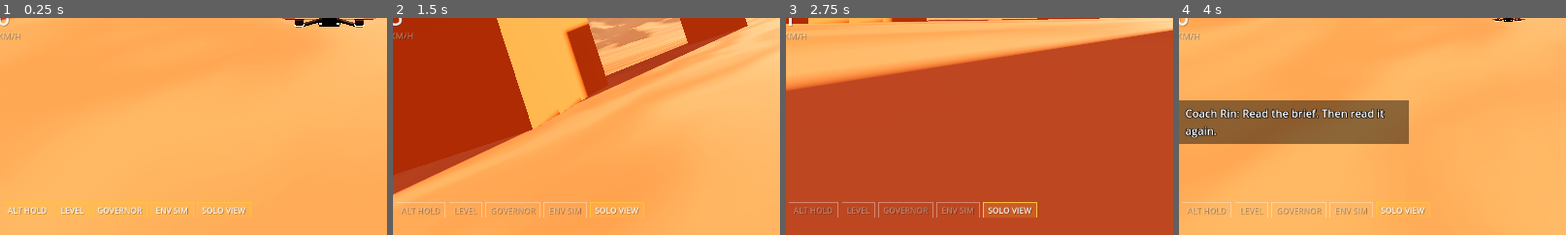
Above: before the commit, frames 1-4 (left to right).
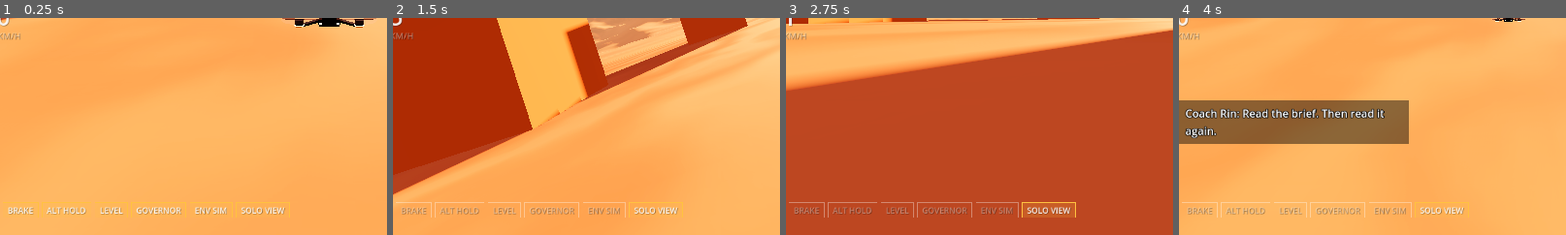
Above: after the commit, the same moments.

Repository: avdrav1/drone-sports
Game: Godot game, scene res://scenes/debug_flight.tscn
The game is run twice, just before and just after one commit, with the same random seed, the same clock (stepped at 60 frames per second) and the same inputs.
Inputs (mouse positions are % of the whole screen's width and height, from its top left):
- Up to frame 1 (0.25 s): no input
- Up to frame 2 (1.5 s): click "Expert: all assists off" at 0.5 s; tap Enter (ui_accept) at 1.25 s; move the mouse to (72, 45) at 1.27 s; hold Right (roll_right) from 1.28 s (still down); hold C (cycle_camera) from 1.28 s (still down); click (72, 45) at 1.42 s
- Up to frame 3 (2.75 s): tap Enter (ui_accept) at 1.52 s; release Right (roll_right) at 2 s; release C (cycle_camera) at 2 s; drag from (30, 55) to (45, 70) at 2.02 s
- Up to frame 4 (4 s): move the mouse to (60, 28) at 2.77 s; hold Right (roll_right) 2.78-3.5 s; hold L (start_inspection_job) 2.78-3.5 s; tap Enter (ui_accept) at 3.5 s; drag from (45, 70) to (20, 35) at 3.52 s
The pictures show only the part of the screen within x 8-57%, y 50-100%; the shares and areas given below are measured in that part.

The runs differ from the first frame. In frame 1, 1.8% of the frame differs, in the area x 2-74%, y 84-92%; in frame 2, 1.7%; in frame 3, 1.7%; in frame 4, 1.7%.

Commit message:
Story 1.12: Brake and heading hold
Co-Authored-By: Claude Opus 5.5 <noreply@anthropic.com>

Diff:
--- a/data/assists/act1.tres
+++ b/data/assists/act1.tres
@@ -6,6 +6,7 @@
 script = ExtResource("1_stack")
 label = "Act 1"
 collision_guard = true
+brake = true
 altitude_hold = true
 auto_level = true
 speed_governor = true
--- a/data/assists/act2.tres
+++ b/data/assists/act2.tres
@@ -6,6 +6,7 @@
 script = ExtResource("1_stack")
 label = "Act 2"
 collision_guard = false
+brake = true
 altitude_hold = true
 auto_level = true
 speed_governor = true
--- a/data/assists/act3.tres
+++ b/data/assists/act3.tres
@@ -6,6 +6,7 @@
 script = ExtResource("1_stack")
 label = "Act 3"
 collision_guard = false
+brake = false
 altitude_hold = false
 auto_level = false
 speed_governor = true
--- a/data/assists/act4.tres
+++ b/data/assists/act4.tres
@@ -6,6 +6,7 @@
 script = ExtResource("1_stack")
 label = "Act 4"
 collision_guard = false
+brake = false
 altitude_hold = false
 auto_level = false
 speed_governor = false
--- a/data/assists/act5.tres
+++ b/data/assists/act5.tres
@@ -6,6 +6,7 @@
 script = ExtResource("1_stack")
 label = "Act 5"
 collision_guard = false
+brake = false
 altitude_hold = false
 auto_level = false
 speed_governor = false
--- a/scenes/drone/drone.tscn
+++ b/scenes/drone/drone.tscn
@@ -10,6 +10,7 @@
 [ext_resource type="Script" path="res://scripts/drone/drone_look.gd" id="8_look"]
 [ext_resource type="Script" path="res://scripts/drone/prop_wash.gd" id="9_wash"]
 [ext_resource type="Script" path="res://scripts/nav/map_marker.gd" id="10_marker"]
+[ext_resource type="Script" path="res://scripts/drone/assists/brake.gd" id="11_brake"]
 
 [sub_resource type="BoxShape3D" id="body_shape"]
 size = Vector3(0.4, 0.12, 0.4)
@@ -85,6 +86,9 @@
 [node name="Assists" type="Node" parent="."]
 script = ExtResource("2_pipeline")
 
+[node name="Brake" type="Node" parent="Assists"]
+script = ExtResource("11_brake")
+
 [node name="AutoLevel" type="Node" parent="Assists"]
 script = ExtResource("4_level")
 
--- a/scripts/drone/assist_stack.gd
+++ b/scripts/drone/assist_stack.gd
@@ -6,13 +6,14 @@
 @export var label := ""
 
 @export var collision_guard := true
+@export var brake := true
 @export var altitude_hold := true
 @export var auto_level := true
 @export var speed_governor := true
 @export var battery_wind := true
 @export var single_drone_view := true
 
-const IDS: Array[StringName] = [&"collision_guard", &"altitude_hold", &"auto_level",
+const IDS: Array[StringName] = [&"collision_guard", &"brake", &"altitude_hold", &"auto_level",
 	&"speed_governor", &"battery_wind", &"single_drone_view"]
 
 func is_on(id: StringName) -> bool:
--- /dev/null
+++ b/scripts/drone/assists/brake.gd
@@ -0,0 +1,47 @@
+class_name Brake
+extends Assist
+# Velocity mode for new pilots. Pitch and roll sticks ask for a ground speed
+# along the drone's heading; released, the drone leans against its drift and
+# stops. Yaw asks for a turn rate; released, the turn stops.
+# Runs first in the pipeline and hands auto-level the tilt to hold, so it only
+# makes sense with auto-level on (both come off in Act 3).
+
+## Ground speed at full stick, m/s.
+@export var max_speed := 8.0
+## Most tilt the brake will ask auto-level for.
+@export var max_tilt := deg_to_rad(25.0)
+## Speed error to acceleration, 1/s.
+@export var speed_gain := 1.5
+## Turn rate at full yaw stick, rad/s.
+@export var max_yaw_rate := deg_to_rad(90.0)
+## Yaw stick per rad/s of turn rate error.
+@export var yaw_gain := 3.0
+
+## Tilt auto-level gives at full stick when there is none to ask.
+const FALLBACK_ANGLE := deg_to_rad(35.0)
+
+func _init() -> void:
+	assist_id = &"brake"
+
+func apply(intent: Intent, drone: Drone, _delta: float) -> void:
+	var b := drone.global_transform.basis
+	var fwd := Vector3(-b.z.x, 0.0, -b.z.z).normalized()
+	var right := Vector3(b.x.x, 0.0, b.x.z).normalized()
+	var stick := Vector2(intent.pitch, intent.roll).limit_length(1.0)
+	var want := (fwd * stick.x + right * stick.y) * max_speed
+	var v := FlightControl.horizontal_velocity(drone)
+	# Pull toward the wanted velocity and cancel drag on the way.
+	var accel := speed_gain * (want - v) + v * drone.drag / drone.mass
+	var tilt := FlightControl.tilt_for_accel(drone, accel)
+	var level_angle := _level_angle()
+	intent.pitch = clampf(tilt.x, -max_tilt, max_tilt) / level_angle
+	intent.roll = clampf(tilt.y, -max_tilt, max_tilt) / level_angle
+	# Yaw right is clockwise seen from above: negative about world up.
+	var rate := -drone.angular_velocity.y
+	intent.yaw = clampf(yaw_gain * (intent.yaw * max_yaw_rate - rate), -1.0, 1.0)
+
+func _level_angle() -> float:
+	for a in (get_parent() as AssistPipeline).assists() if get_parent() is AssistPipeline else []:
+		if a is AutoLevel:
+			return a.max_angle
+	return FALLBACK_ANGLE
--- a/scripts/ui/flight_hud.gd
+++ b/scripts/ui/flight_hud.gd
@@ -21,7 +21,7 @@
 const ACCENT := Color(1.0, 0.76, 0.25)
 const SHADOW := Color(0, 0, 0, 0.35)
 const ASSIST_NAMES := {
-	&"collision_guard": "GUARD", &"altitude_hold": "ALT HOLD", &"auto_level": "LEVEL",
+	&"collision_guard": "GUARD", &"brake": "BRAKE", &"altitude_hold": "ALT HOLD", &"auto_level": "LEVEL",
 	&"speed_governor": "GOVERNOR", &"battery_wind": "ENV SIM", &"single_drone_view": "SOLO VIEW",
 }
 const TAPE_SPAN := 120.0
--- a/tests/test_assist_presets.gd
+++ b/tests/test_assist_presets.gd
@@ -5,7 +5,7 @@
 
 # The CLAUDE.md table: assist -> first act where it is off.
 const OFF_FROM := {
-	&"collision_guard": 2, &"altitude_hold": 3, &"auto_level": 3,
+	&"collision_guard": 2, &"brake": 3, &"altitude_hold": 3, &"auto_level": 3,
 	&"speed_governor": 4, &"battery_wind": 4, &"single_drone_view": 5,
 }
 
--- /dev/null
+++ b/tests/test_brake.gd
@@ -0,0 +1,65 @@
+extends RefCounted
+# Story 1.12: brake and heading hold. Released sticks stop the drift and the
+# turn; held sticks ask for a speed and a turn rate. On in Acts 1 and 2.
+
+const Sim = preload("res://tests/sim.gd")
+
+func _stack(brake: bool) -> AssistStack:
+	var s := Sim.all_off()
+	s.auto_level = true
+	s.altitude_hold = true
+	s.brake = brake
+	return s
+
+## Coasting at 10 m/s forward with the sticks released; returns [speed, metres travelled] after `seconds`.
+func _coast(brake: bool, seconds: float) -> Array:
+	var d := Sim.drone(Sim.intent(), Vector3(0, 30, 0), _stack(brake))
+	await Sim.physics_frames(2)
+	d.linear_velocity = Vector3(0, 0, -10)
+	var start := d.global_position
+	await Sim.physics_frames(int(seconds * 60))
+	var out := [FlightControl.horizontal_velocity(d).length(), (d.global_position - start).length()]
+	d.free()
+	return out
+
+func test_released_sticks_stop_the_drift() -> bool:
+	var braked: Array = await _coast(true, 3.0)
+	var coasting: Array = await _coast(false, 3.0)
+	print("        after 3 s: braked %.2f m/s, %.1f m; coasting %.2f m/s, %.1f m" % (braked + coasting))
+	return braked[0] < 0.5 and braked[1] < 15.0 and coasting[0] > 3.0
+
+func test_full_stick_holds_max_speed() -> bool:
+	var d := Sim.drone(Sim.intent(0.0, 1.0), Vector3(0, 30, 0), _stack(true))
+	await Sim.physics_frames(360)
+	var v := FlightControl.horizontal_velocity(d)
+	var fwd := -d.global_transform.basis.z
+	var top: float = (d.assists.get_node("Brake") as Brake).max_speed
+	d.free()
+	print("        full stick %.2f m/s (asks %.1f)" % [v.length(), top])
+	return absf(v.length() - top) < top * 0.1 and v.normalized().dot(fwd) > 0.95
+
+## Yaw rate right in rad/s (clockwise seen from above).
+func _yaw_rate(d: Drone) -> float:
+	return -d.angular_velocity.y
+
+func test_released_yaw_stops_the_turn() -> bool:
+	var d := Sim.drone(Sim.intent(0.0, 0.0, 0.0, 1.0), Vector3(0, 30, 0), _stack(true))
+	await Sim.physics_frames(90)
+	var top: float = (d.assists.get_node("Brake") as Brake).max_yaw_rate
+	var turning := _yaw_rate(d)
+	d.intent_source.value = Sim.intent()
+	var heading := d.global_transform.basis.z
+	await Sim.physics_frames(30)
+	var after := absf(_yaw_rate(d))
+	await Sim.physics_frames(60)
+	var overshoot := rad_to_deg(heading.signed_angle_to(d.global_transform.basis.z, Vector3.UP))
+	d.free()
+	print("        turning %.0f°/s; 0.5 s after release %.1f°/s; turned %.0f° more" % [rad_to_deg(turning), rad_to_deg(after), absf(overshoot)])
+	return absf(turning - top) < top * 0.1 \
+		and after < deg_to_rad(5.0) and absf(overshoot) < 30.0
+
+func test_off_from_act_3() -> bool:
+	var on := []
+	for act in range(1, 6):
+		on.append((load("res://data/assists/act%d.tres" % act) as AssistStack).is_on(&"brake"))
+	return on == [true, true, false, false, false]
Not shown: 1 places in scenes/drone/drone.tscn that only renumber resources
Not shown, added: scripts/drone/assists/brake.gd.uid
Not shown, added: tests/test_brake.gd.uid
Not shown, changed: docs/BACKLOG.md
